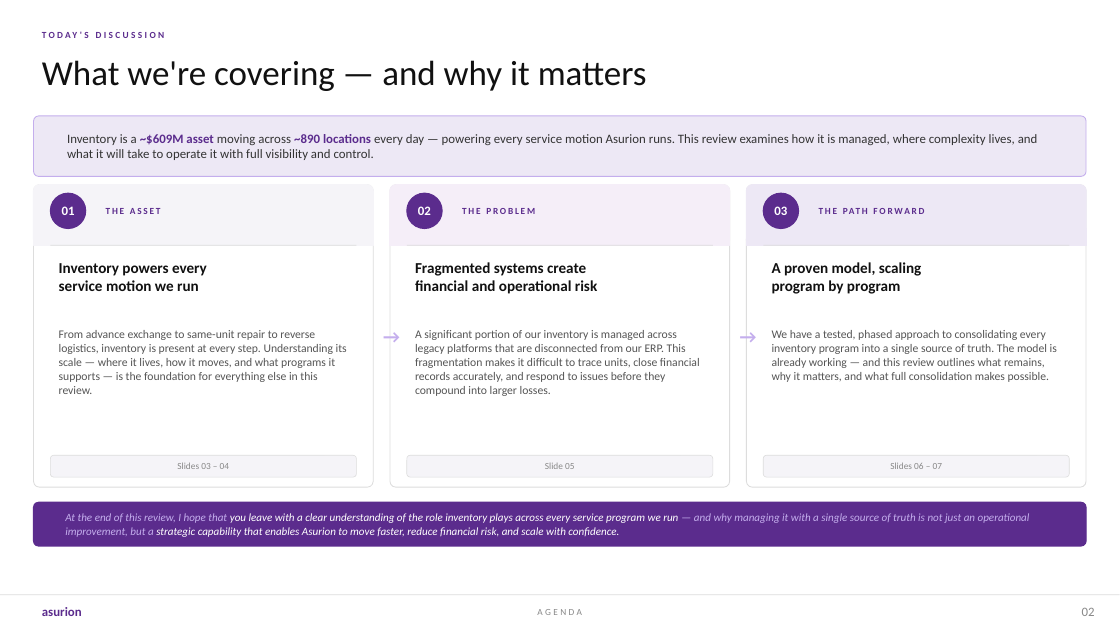
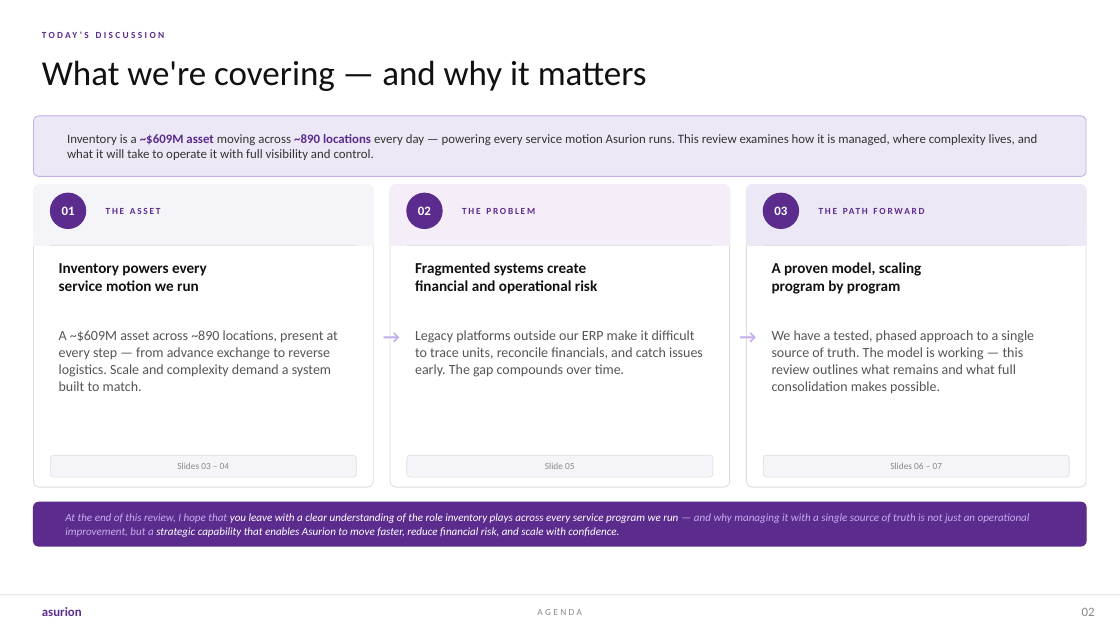
Before and after one commit to pritchardbna/my-portfolio, a slide deck: slide 2 of public/Inventory-at-Asurion.pptx. Drawn at 1120x630 pixels with LibreOffice and Linux fonts; fonts in the diff are those of the drawing. Boxes give left, top, right and bottom in pixels: in the first picture for what was removed or moved away, otherwise in the second. Text is boxed around its words. In the diff, an @@ line names an element or a change of style, - is before the commit and + after.

```diff
--- a/public/Inventory-at-Asurion.pptx
+++ b/public/Inventory-at-Asurion.pptx
@@ text at bbox=[59, 330, 338, 391]: text changed; size 10 to 12 pt @@
-From advance exchange to same-unit repair to reverse logistics, inventory is present at every step. Understanding its scale — where it lives, how it moves, and what programs it supports — is the foundation for everything else in this review.
+A ~$609M asset across ~890 locations, present at every step — from advance exchange to reverse logistics. Scale and complexity demand a system built to match.
@@ text at bbox=[415, 330, 703, 377]: text changed; size 10 to 12 pt @@
-A significant portion of our inventory is managed across legacy platforms that are disconnected from our ERP. This fragmentation makes it difficult to trace units, close financial records accurately, and respond to issues before they compound into larger losses.
+Legacy platforms outside our ERP make it difficult to trace units, reconcile financials, and catch issues early. The gap compounds over time.
@@ text at bbox=[772, 330, 1034, 394]: text changed; size 10 to 12 pt @@
-We have a tested, phased approach to consolidating every inventory program into a single source of truth. The model is already working — and this review outlines what remains, why it matters, and what full consolidation makes possible.
+We have a tested, phased approach to a single source of truth. The model is working — this review outlines what remains and what full consolidation makes possible.
```
Also in this commit, not shown: 1 other file.
